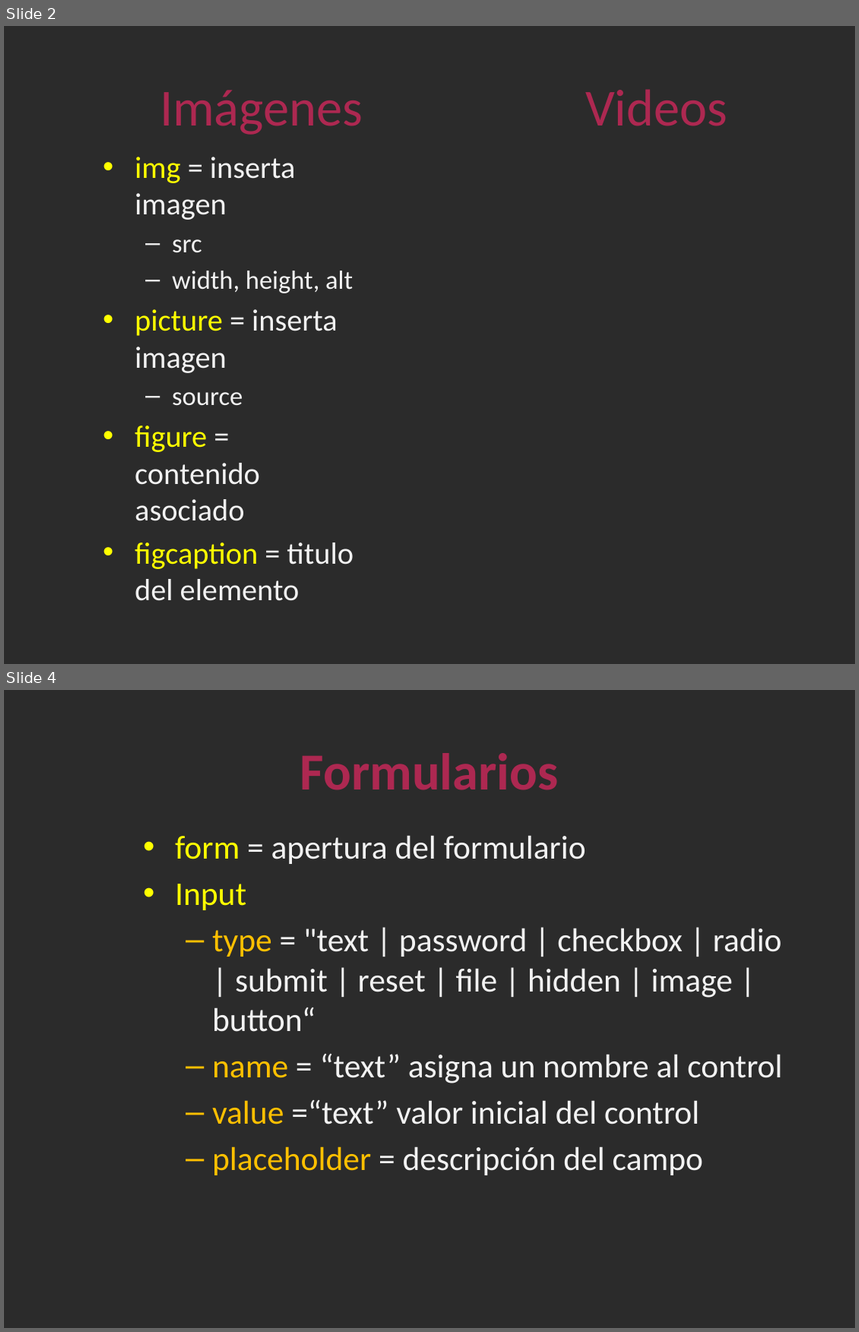
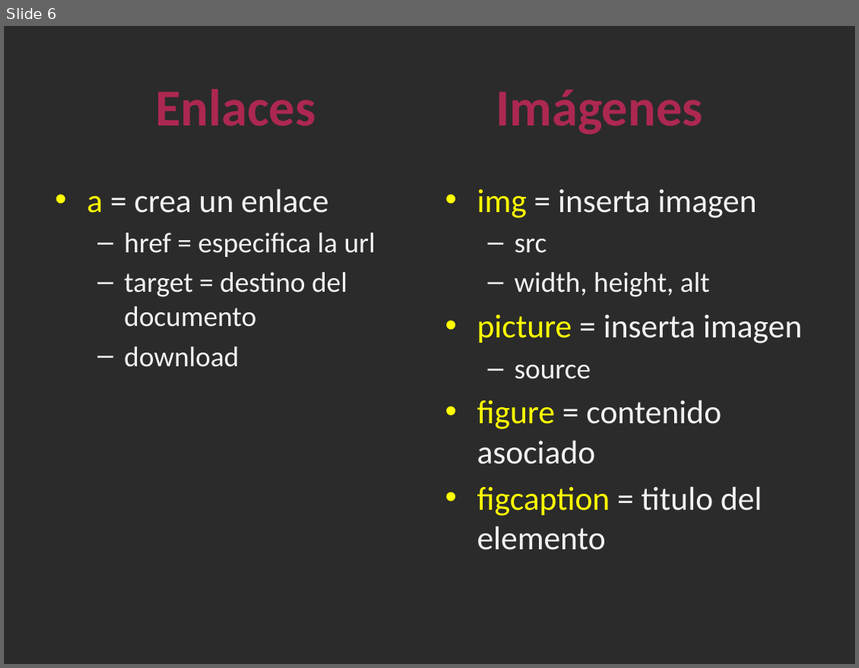
Before and after one commit to GEFullStackWeb/Sesiones, a slide deck: Sesion_2/Clase2_HTML.pptx. Shown one above the other, each under a label of ours: slides 2 and 4 before the commit, slide 6 after it; the slides between them are not shown. The pictures are 859x1332 and 859x668 pixels, drawn with LibreOffice and Linux fonts; fonts in the diff are those of the drawing; background and template pictures are left out; a plain dark background stands for a picture behind light text. Boxes give left, top, right and bottom in pixels: in the first picture for what was removed or moved away, otherwise in the second. Text is boxed around its words. In the diff, an @@ line names an element or a change of style, - is before the commit and + after.

```diff
--- a/Sesion_2/Clase2_HTML.pptx
+++ b/Sesion_2/Clase2_HTML.pptx
@@ slide 4 removed at (4,690,855,1328), background picture (left out) @@
@@ title removed at (300,753,559,790) @@
-Formularios
@@ text removed at (175,835,782,1176) @@
-• form = apertura del formulario
-• Input
-  – type = "text | password | checkbox | radio | submit | reset | file | hidden | image | button“
-  – name = “text” asigna un nombre al control
-  – value =“text” valor inicial del control
-  – placeholder = descripción del campo
@@ what was slide 2 is now slide 6 @@
@@ slide 6 changed as well @@
@@ title at (156,89,703,135): text changed; bold on @@
-Imágenes Videos
+Enlaces Imágenes
@@ text "img = inserta imagen": place and size @@
-text "img = inserta imagen" at (135,157,354,601)
+text "img = inserta imagen" at (477,189,802,550)
@@ text "img = inserta imagen" at (477,189,802,550): size 25.9 to 28 pt in "img = inserta imagen", "picture = inserta imagen", "figure = contenido asociado", "figcaption = titulo del elemento"; size 22.2 to 24 pt in "src", "width, height, alt", "source" @@
@@ text added at (87,189,376,367), 24 pt, text #F2F2F2 @@
+• a = crea un enlace
+  – href = especifica la url
+  – target = destino del documento
+  – download
```
Also in this commit, not shown: 1 other slide changed, 5 slides added, 4 other slides removed.
